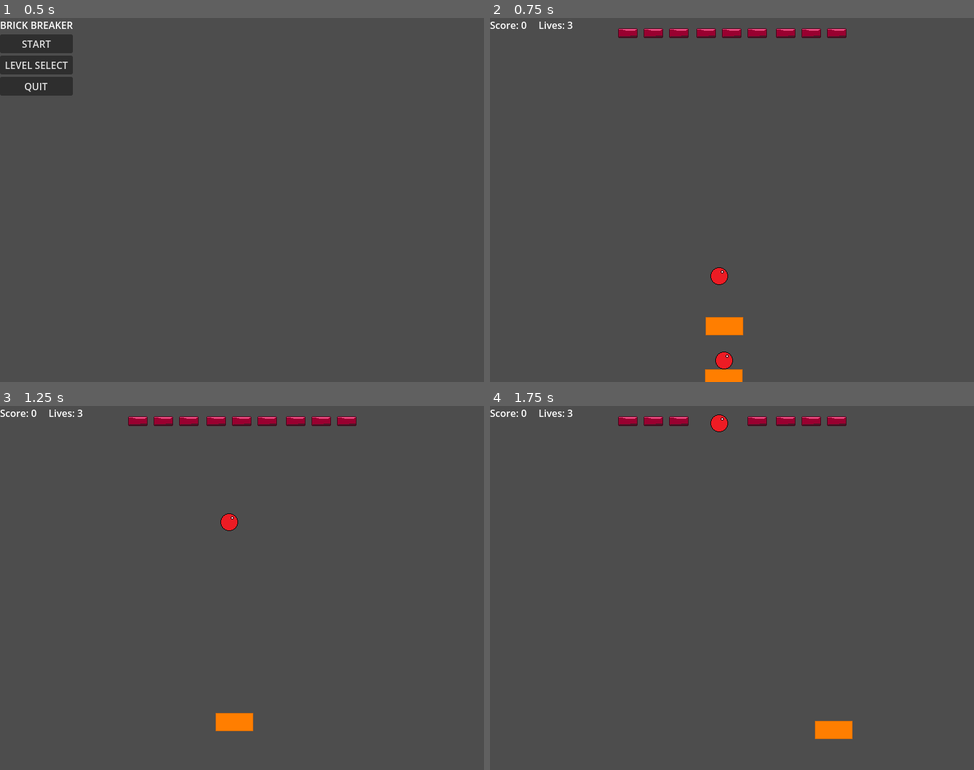
Above: before the commit, frames 1-4 (two rows, left to right).
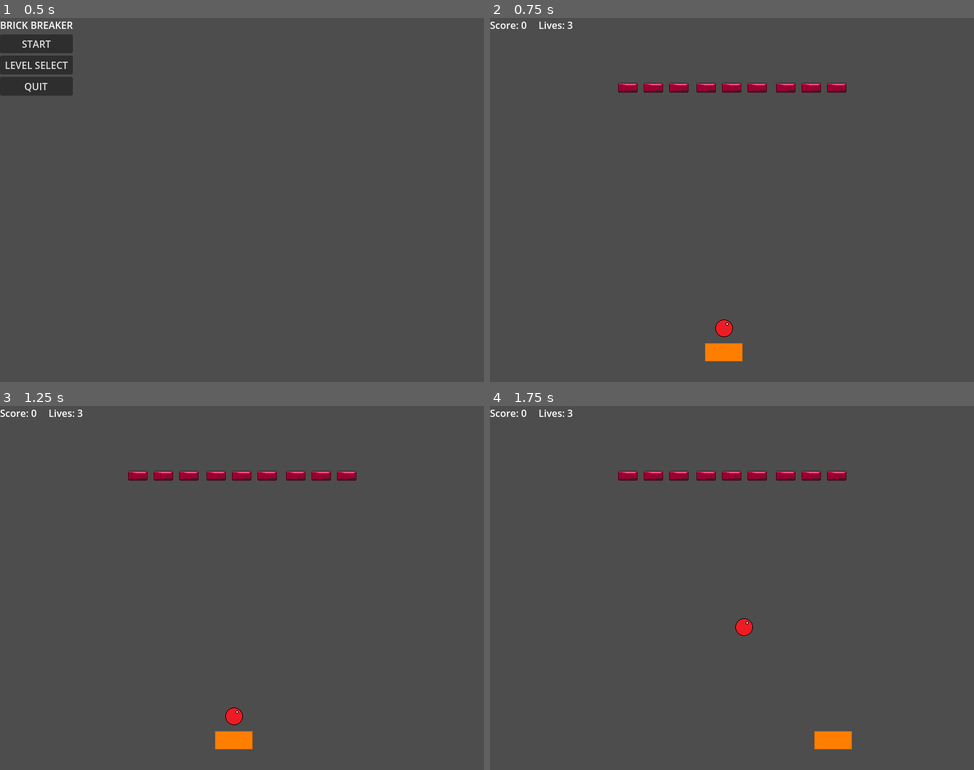
Above: after the commit, the same moments.

Repository: ccavalcanti11/godot_brick_breaker
Game: Godot game, scene res://scenes/MainMenu.tscn
Same seed, same stepped clock (60 frames per second), same inputs: the game is played once before the commit and once after it. Before the commit the project has no main scene; this scene is started directly in both runs.
Inputs:
- Up to frame 1 (0.5 s): no input
- Up to frame 2 (0.75 s): click "START" at 0.5 s
- Up to frame 3 (1.25 s): no input
- Up to frame 4 (1.75 s): hold D (move_right) from 1.28 s (still down); tap Space (launch_ball, bound only after the commit) at 1.35 s

Frame 1 is identical in both runs. In frame 2, 3.2% of the frame differs, in the area x 26-74%, y 2-100%; in frame 3, 2.9%; in frame 4, 2.5%.

Commit message:
fix: fixing bug where the ball would push the paddle downwards

Diff:
--- a/brickbreaker/project.godot
+++ b/brickbreaker/project.godot
@@ -11,6 +11,7 @@
 [application]
 
 config/name="BrickBreaker"
+run/main_scene="uid://dwoo5vrcqpgwm"
 config/features=PackedStringArray("4.4", "Forward Plus")
 config/icon="res://icon.svg"
 
@@ -47,6 +48,11 @@
 , Object(InputEventKey,"resource_local_to_scene":false,"resource_name":"","device":-1,"window_id":0,"alt_pressed":false …(186 unchanged characters)…
 ]
 }
+launch_ball={
+"deadzone": 0.2,
+"events": [Object(InputEventKey,"resource_local_to_scene":false,"resource_name":"","device":-1,"window_id":0,"alt_pressed":false,"shift_pressed":false,"ctrl_pressed":false,"meta_pressed":false,"pressed":false,"keycode":0,"physical_keycode":32,"key_label":0,"unicode":32,"location":0,"echo":false,"script":null)
+]
+}
 
 [physics]
 
--- a/brickbreaker/scenes/Paddle.tscn
+++ b/brickbreaker/scenes/Paddle.tscn
@@ -4,7 +4,7 @@
 [ext_resource type="Texture2D" uid="uid://dl5y35veiqxj" path="res://assets/sprites/paddle.png" id="2_6kxou"]
 
 [sub_resource type="RectangleShape2D" id="RectangleShape2D_6kxou"]
-size = Vector2(64, 32)
+size = Vector2(60, 30)
 
 [node name="Paddle" type="CharacterBody2D"]
 script = ExtResource("1_ry5ju")
--- a/brickbreaker/scenes/levels/Level1.tscn
+++ b/brickbreaker/scenes/levels/Level1.tscn
@@ -1,9 +1,7 @@
-[gd_scene load_steps=5 format=3 uid="uid://c8vv1in40tbhb"]
+[gd_scene load_steps=3 format=3 uid="uid://c8vv1in40tbhb"]
 
 [ext_resource type="PackedScene" uid="uid://bfmqsr8y8ikku" path="res://scenes/LevelBoundaries.tscn" id="1_fh0io"]
 [ext_resource type="PackedScene" uid="uid://0xx5bqm8eycu" path="res://scenes/Brick.tscn" id="2_68ib6"]
-[ext_resource type="PackedScene" uid="uid://h8swijcshsmy" path="res://scenes/Ball.tscn" id="3_76cw8"]
-[ext_resource type="PackedScene" uid="uid://bgocu3t0prux6" path="res://scenes/Paddle.tscn" id="4_m00rq"]
 
 [node name="Level1" type="Node2D"]
 
@@ -12,34 +10,28 @@
 [node name="Bricks" type="Node" parent="."]
 
 [node name="Brick" parent="Bricks" instance=ExtResource("2_68ib6")]
-position = Vector2(227, 25)
+position = Vector2(227, 115)
 
 [node name="Brick2" parent="Bricks" instance=ExtResource("2_68ib6")]
-position = Vector2(269, 25)
+position = Vector2(269, 115)
 
 [node name="Brick3" parent="Bricks" instance=ExtResource("2_68ib6")]
-position = Vector2(311, 25)
+position = Vector2(311, 115)
 
 [node name="Brick4" parent="Bricks" instance=ExtResource("2_68ib6")]
-position = Vector2(356, 25)
+position = Vector2(356, 115)
 
 [node name="Brick5" parent="Bricks" instance=ExtResource("2_68ib6")]
-position = Vector2(398, 25)
+position = Vector2(398, 115)
 
 [node name="Brick6" parent="Bricks" instance=ExtResource("2_68ib6")]
-position = Vector2(440, 25)
+position = Vector2(440, 115)
 
 [node name="Brick7" parent="Bricks" instance=ExtResource("2_68ib6")]
-position = Vector2(487, 25)
+position = Vector2(487, 115)
 
 [node name="Brick8" parent="Bricks" instance=ExtResource("2_68ib6")]
-position = Vector2(529, 25)
+position = Vector2(529, 115)
 
 [node name="Brick9" parent="Bricks" instance=ExtResource("2_68ib6")]
-position = Vector2(571, 25)
-
-[node name="Ball" parent="." instance=ExtResource("3_76cw8")]
-position = Vector2(377, 493)
-
-[node name="Paddle" parent="." instance=ExtResource("4_m00rq")]
-position = Vector2(386, 527)
+position = Vector2(571, 115)
--- a/brickbreaker/scripts/game.gd
+++ b/brickbreaker/scripts/game.gd
@@ -31,7 +31,7 @@
 	if ball_on_paddle:
 		var ball = ball_container.get_child(0)
 		if ball:
-			ball.global_position = paddle.global_position + Vector2(0, -30)
+			ball.position = paddle.position + Vector2(0, -40)
 
 	# Launch the ball:
 		if Input.is_action_just_pressed("launch_ball"):
@@ -44,8 +44,10 @@
 			get_tree().paused = true
 			var pause_menu = PauseMenuScene.instantiate()
 			add_child(pause_menu)
+
 func _on_brick_destroyed():
 	GameManager.add_score(100)
+	print("Score: " + GameManager.current_score)
 
 	if level_container.get_child(0).get_child_count() == 0:
 		GameManager.load_level(GameManager.current_level + 1)
--- a/brickbreaker/scripts/paddle.gd
+++ b/brickbreaker/scripts/paddle.gd
@@ -5,4 +5,5 @@
 func _physics_process(delta: float) -> void:
 	var direction = Input.get_axis('move_left', 'move_right')
 	velocity.x = direction * speed
+	velocity.y = 0
 	move_and_slide()
